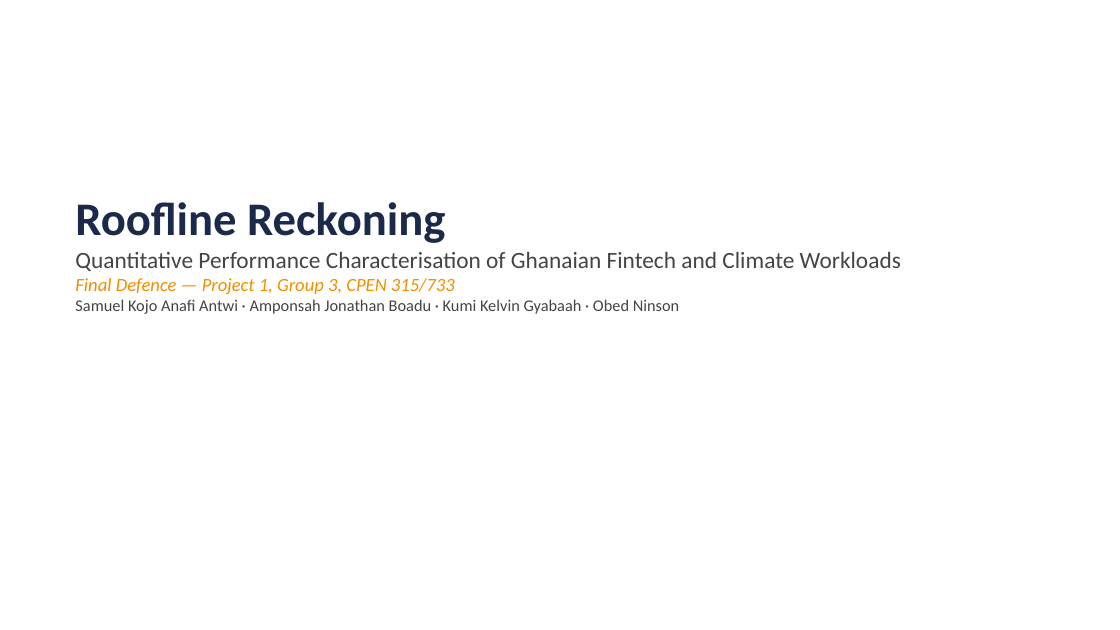
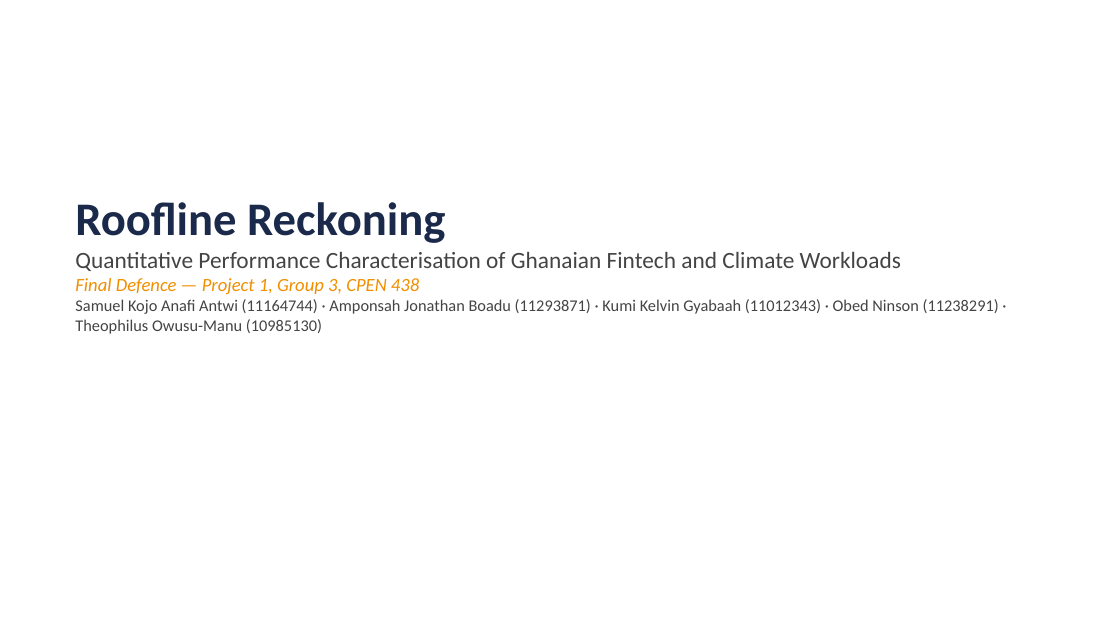
Before and after one commit to samuelantwi103/CPEN438-Group3Project, a slide deck: slide 1 of presentation/final_defence_deck.pptx. Drawn at 1120x630 pixels with LibreOffice and Linux fonts; fonts in the diff are those of the drawing. Boxes give left, top, right and bottom in pixels: in the first picture for what was removed or moved away, otherwise in the second. Text is boxed around its words. In the diff, an @@ line names an element or a change of style, - is before the commit and + after.

Commit message:
Add student IDs to title-page author lists, include Theophilus Owusu-Manu
Adds each member's student ID next to their name on the two genuine
title pages in the repo: the technical report's author line and the
final defence deck's title slide. Also adds Theophilus Owusu-Manu, the
5th team member (known from the Week 4 meeting log but not previously
listed as an author anywhere). Regenerated final_defence_deck.pptx
from the updated build script — it had never picked up the earlier
CPEN 438 course-code fix either, since it's a binary, not
pandoc-generated.

```diff
--- a/presentation/final_defence_deck.pptx
+++ b/presentation/final_defence_deck.pptx
@@ text at bbox=[75, 278, 999, 334]: text changed @@
-Final Defence — Project 1, Group 3, CPEN 315/733
-Samuel Kojo Anafi Antwi · Amponsah Jonathan Boadu · Kumi Kelvin Gyabaah · Obed Ninson
+Final Defence — Project 1, Group 3, CPEN 438
+Samuel Kojo Anafi Antwi (11164744) · Amponsah Jonathan Boadu (11293871) · Kumi Kelvin Gyabaah (11012343) · Obed Ninson (11238291) · Theophilus Owusu-Manu (10985130)
```
Also in this commit, not shown: 3 other files.
